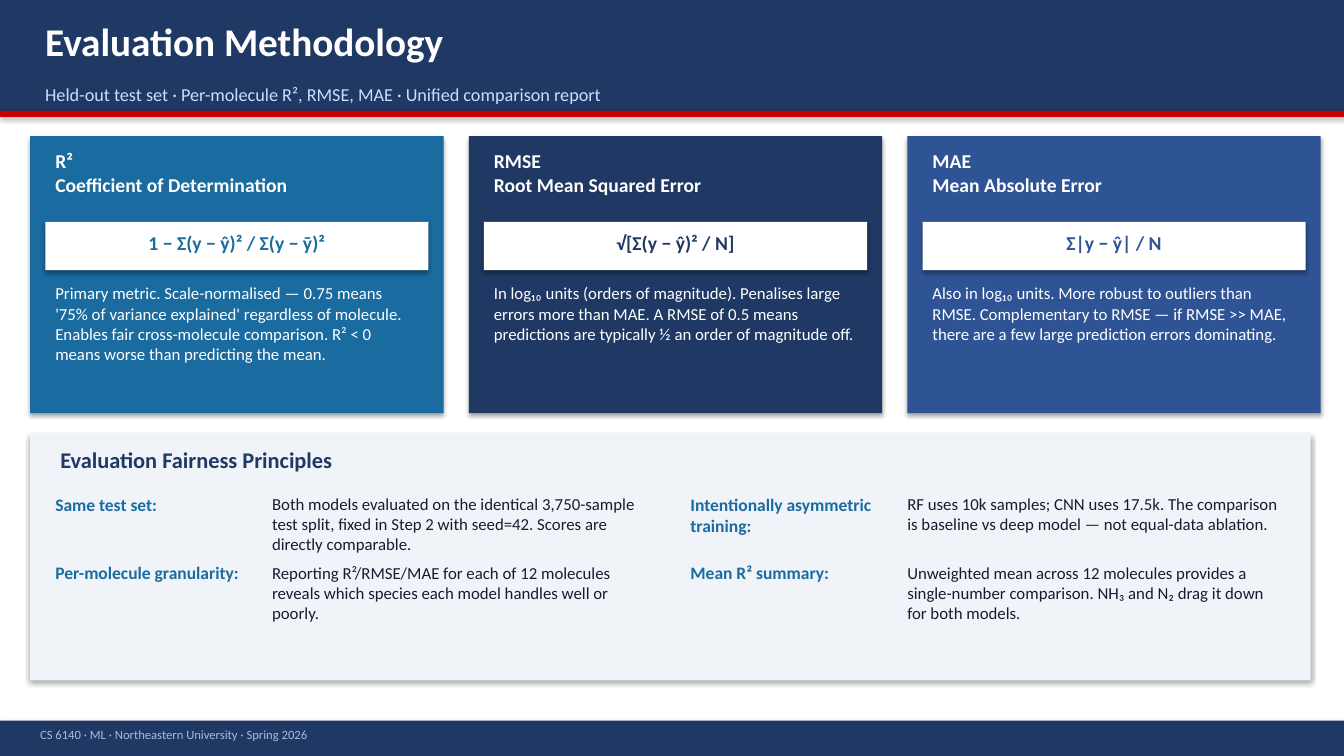
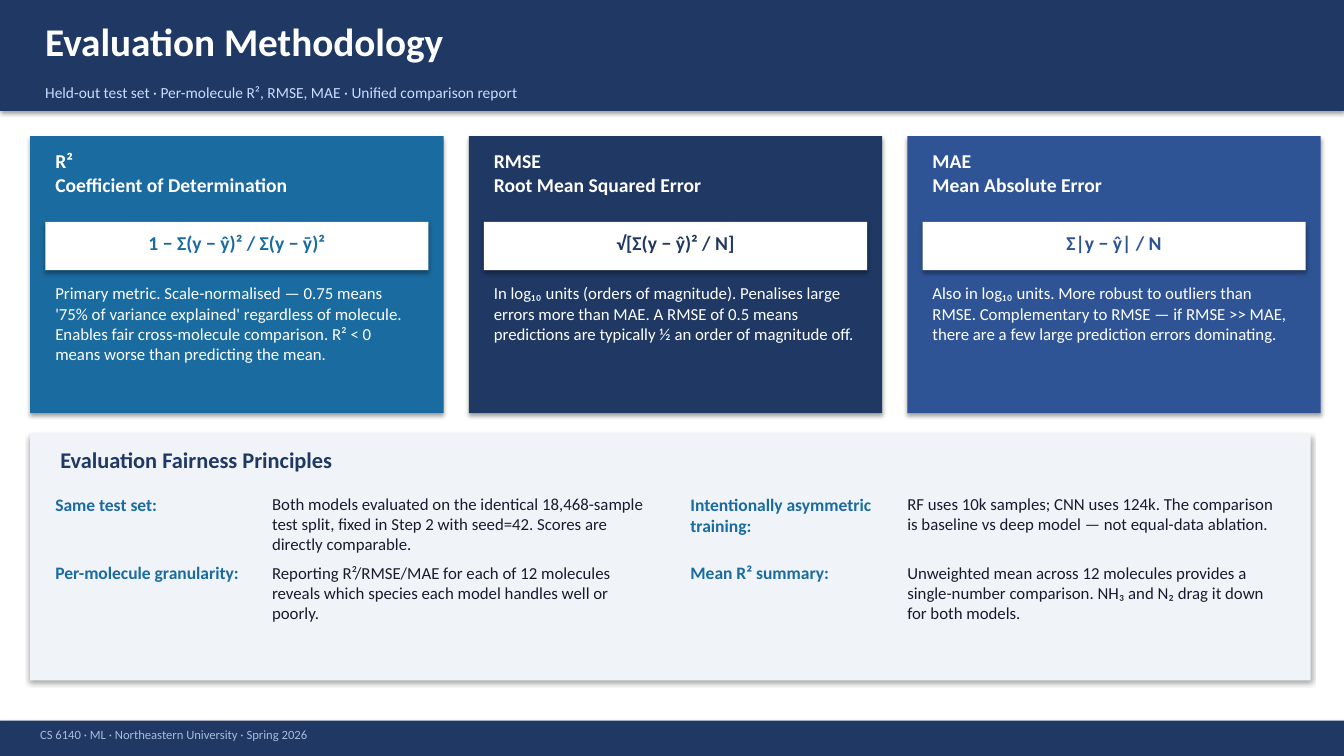
Before and after one commit to bshind87/inara-atmospheric-composition, a slide deck: slide 12 of docs/INARA_Presentation.pptx (slide 11 before the commit). Drawn at 1344x756 pixels with LibreOffice and Linux fonts; fonts in the diff are those of the drawing. Boxes give left, top, right and bottom in pixels: in the first picture for what was removed or moved away, otherwise in the second. Text is boxed around its words. In the diff, an @@ line names an element or a change of style, - is before the commit and + after.

```diff
--- a/docs/INARA_Presentation.pptx
+++ b/docs/INARA_Presentation.pptx
@@ text "Held-out test set · Per-molecule ..." at <box>45,86,518,101</box>: size 13 to 11 pt @@
@@ rectangle removed at <box>0,111,1344,117</box> @@
@@ text at <box>272,498,643,553</box>: text changed @@
-Both models evaluated on the identical 3,750-sample test split, fixed in Step 2 with seed=42. Scores are directly comparable.
+Both models evaluated on the identical 18,468-sample test split, fixed in Step 2 with seed=42. Scores are directly comparable.
@@ text at <box>907,498,1273,533</box>: text changed @@
-RF uses 10k samples; CNN uses 17.5k. The comparison is baseline vs deep model — not equal-data ablation.
+RF uses 10k samples; CNN uses 124k. The comparison is baseline vs deep model — not equal-data ablation.
```
Also in this commit, not shown: 13 other slides changed, 5 slides added, 4 slides removed, 2 other files.
